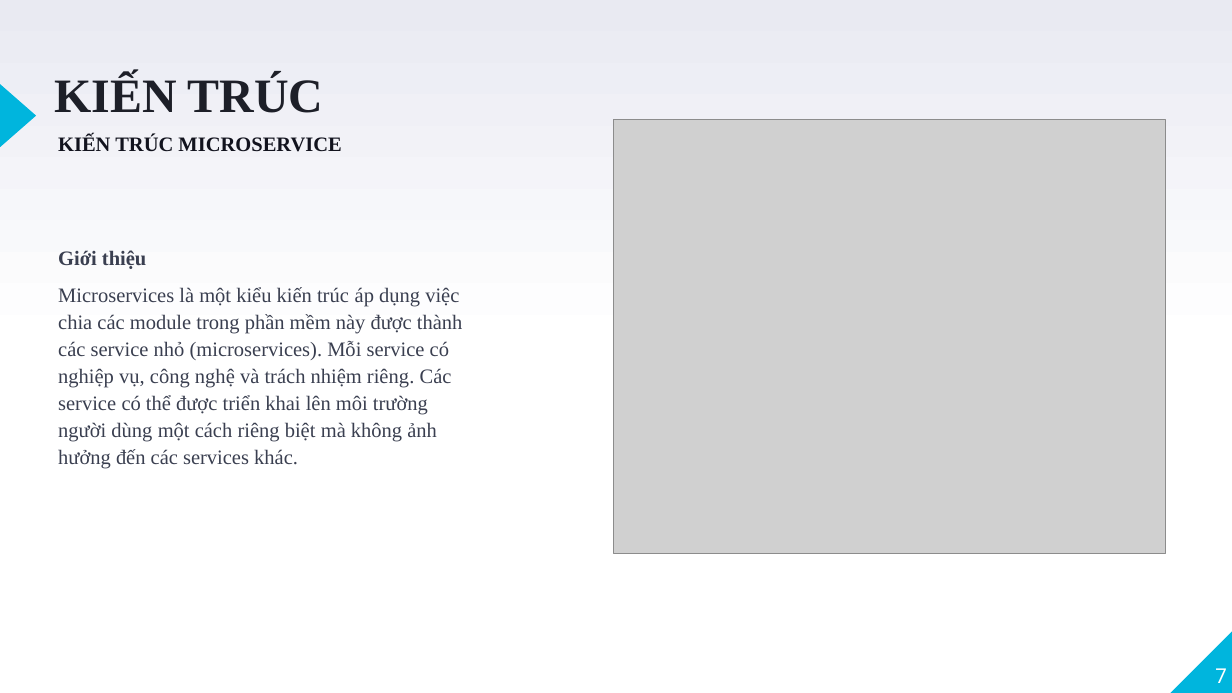
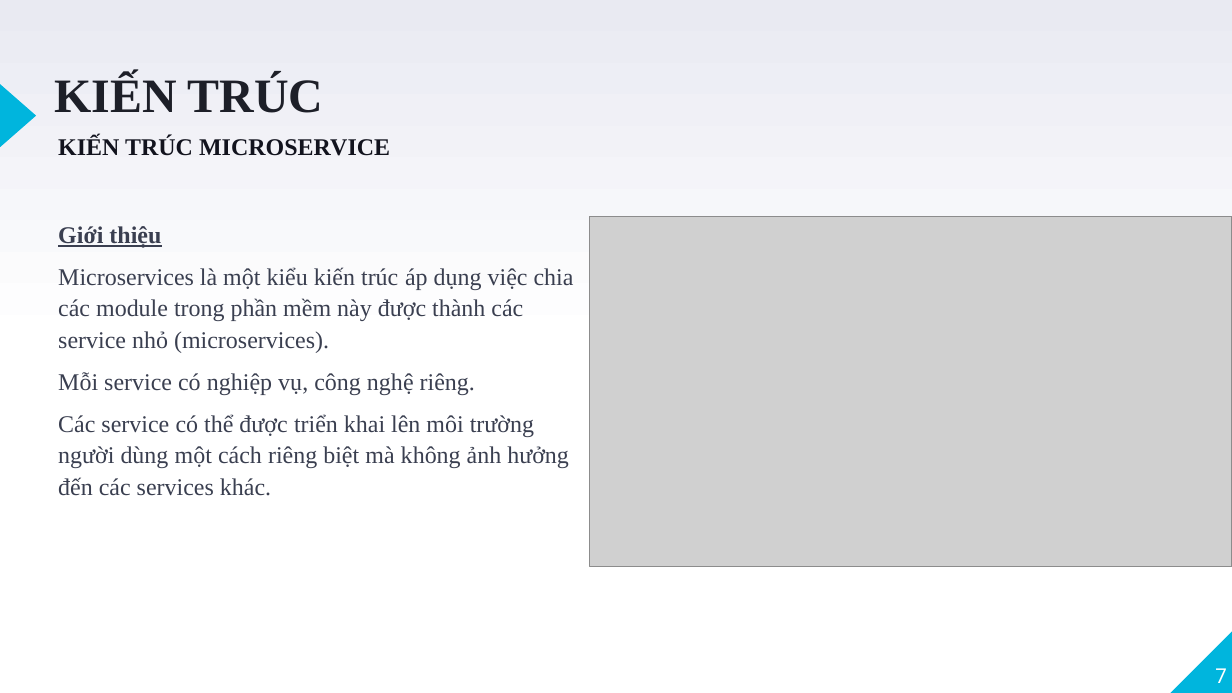
Before and after one commit to VoQuangTuong185/DoAnTotNghiep, a slide deck: slide 7 of Documentation/BCDK4/CN_185_VoQuangTuong_TomTat_BCCK.pptx. Drawn at 1232x693 pixels with LibreOffice and Linux fonts; fonts in the diff are those of the drawing; grey boxes stand for pictures. Boxes give left, top, right and bottom in pixels: in the first picture for what was removed or moved away, otherwise in the second. Text is boxed around its words. In the diff, an @@ line names an element or a change of style, - is before the commit and + after.

```diff
--- a/Documentation/BCDK4/CN_185_VoQuangTuong_TomTat_BCCK.pptx
+++ b/Documentation/BCDK4/CN_185_VoQuangTuong_TomTat_BCCK.pptx
@@ text "KIẾN TRÚC MICROSERVICE" at box(58, 136, 390, 156): size 12 to 14 pt @@
@@ text at box(58, 226, 161, 248): size 12 to 14 pt, underline on in "Giới thiệu" @@
@@ text "Giới thiệu": place and size @@
-text "Giới thiệu" at box(58, 250, 463, 469)
+text "Giới thiệu" at box(58, 226, 574, 496)
@@ picture: place and size @@
-picture at box(614, 120, 1165, 553)
+picture at box(590, 217, 1232, 567)
@@ text at box(58, 267, 574, 496): text changed; size 12 to 14 pt @@
-Microservices là một kiểu kiến trúc áp dụng việc chia các module trong phần mềm này được thành các service nhỏ (microservices). Mỗi service có nghiệp vụ, công nghệ và trách nhiệm riêng. Các service có thể được triển khai lên môi trường người dùng một cách riêng biệt mà không ảnh hưởng đến các services khác.
+Microservices là một kiểu kiến trúc áp dụng việc chia các module trong phần mềm này được thành các service nhỏ (microservices).
+Mỗi service có nghiệp vụ, công nghệ riêng.
+Các service có thể được triển khai lên môi trường người dùng một cách riêng biệt mà không ảnh hưởng đến các services khác.
```
Also in this commit, not shown: 13 other slides changed, 8 other files.
